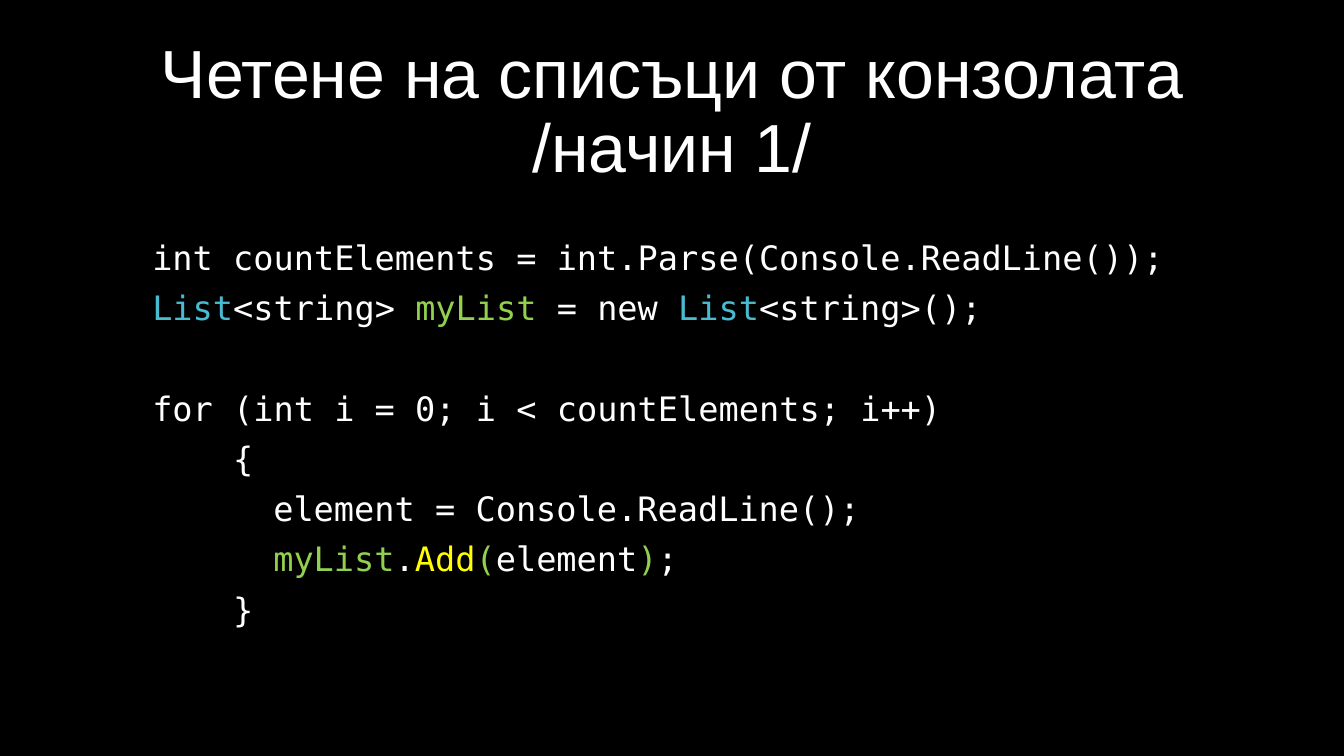
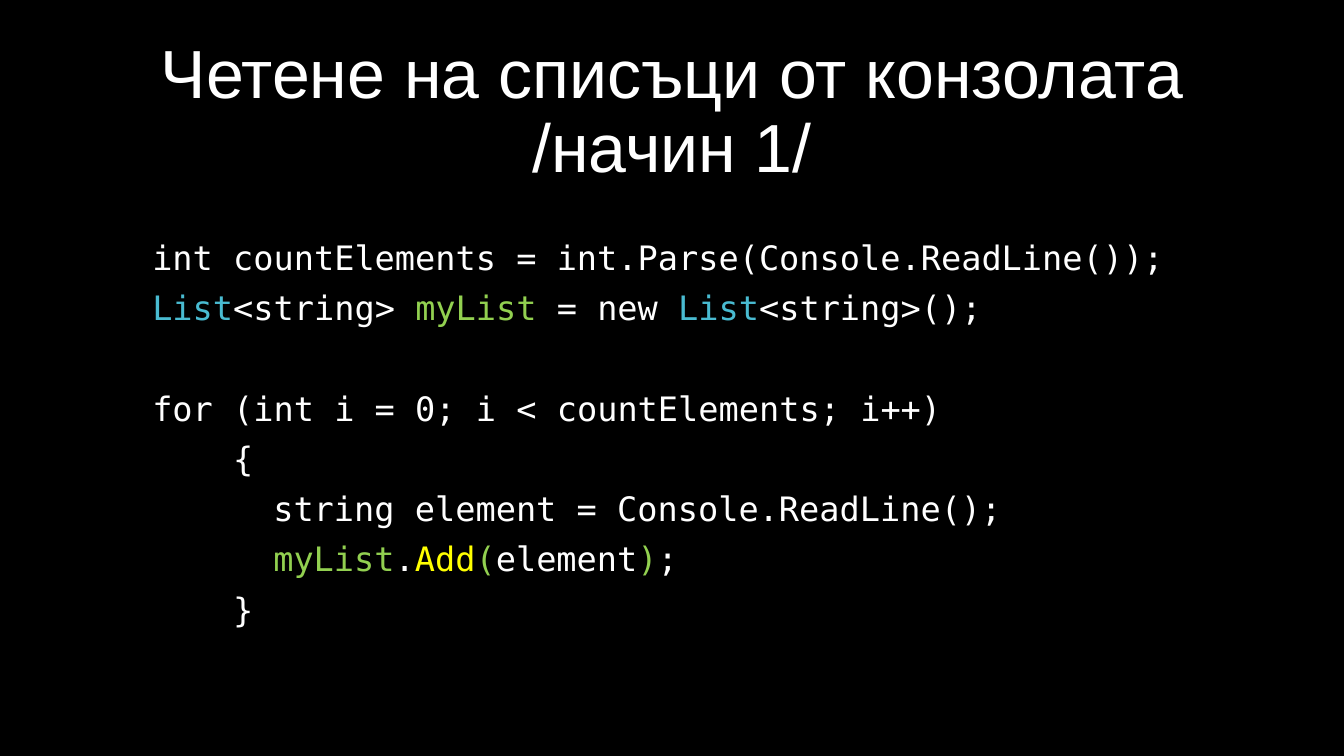
Before and after one commit to velizar92/CSharp-Programming-Presentations, a slide deck: slide 24 of C# Intermediate.pptx. Drawn at 1344x756 pixels with LibreOffice and Linux fonts; fonts in the diff are those of the drawing; background and template pictures are left out. Boxes give left, top, right and bottom in pixels: in the first picture for what was removed or moved away, otherwise in the second. Text is boxed around its words. In the diff, an @@ line names an element or a change of style, - is before the commit and + after.

```diff
--- a/C# Intermediate.pptx
+++ b/C# Intermediate.pptx
@@ text at box(273, 495, 1001, 528): text changed @@
-element = Console.ReadLine();
+string element = Console.ReadLine();
```
Also in this commit, not shown: 3 other slides changed, 1 slide added.
